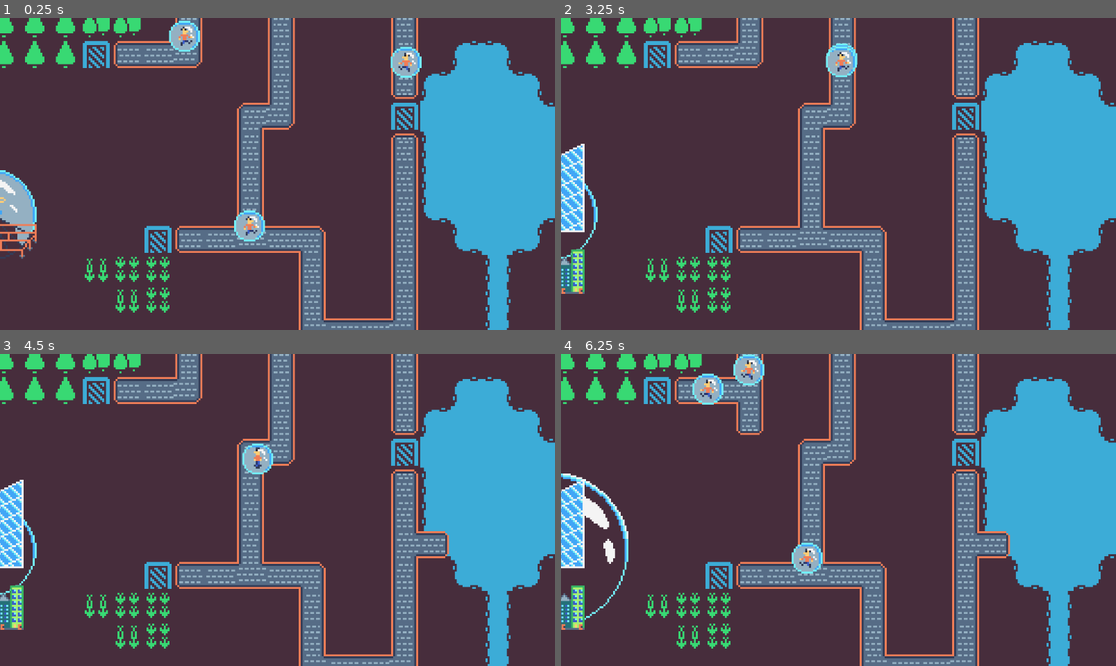
Above: before the commit, frames 1-4 (two rows, left to right).
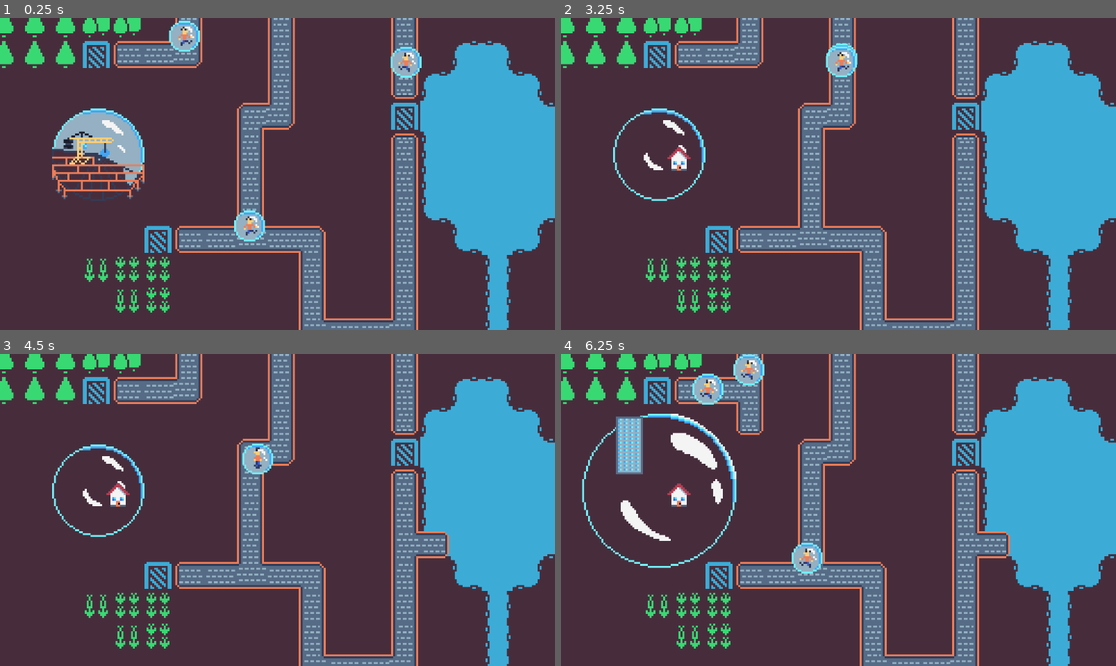
Above: after the commit, the same moments.

Repository: bubble-i-zation/bubble-i-zation
Game: Godot game, scene res://scenes/example_world.tscn
The game is run twice, just before and just after one commit, with the same random seed, the same clock (stepped at 60 frames per second) and the same inputs. The engine's default icon, where the game draws it, is replaced by a stand-in: a white triangle on a blue panel in a dark square.
Inputs (mouse positions are in pixels of both pictures, inside the frame that each line leads up to):
- Up to frame 1 (0.25 s): no input
- Up to frame 2 (3.25 s): move the mouse to (960, 158) at 0.52 s; click (960, 158) at 0.67 s; move the mouse to (727, 189) at 1.27 s; click (727, 189) at 1.42 s; move the mouse to (894, 105) at 2.02 s; click (894, 105) at 2.17 s; move the mouse to (810, 236) at 2.77 s; click (810, 236) at 2.92 s
- Up to frame 3 (4.5 s): move the mouse to (444, 556) at 3.52 s; click (444, 556) at 3.67 s; move the mouse to (111, 463) at 4.27 s; click (111, 463) at 4.42 s
- Up to frame 4 (6.25 s): move the mouse to (866, 510) at 5.02 s; click (866, 510) at 5.17 s; move the mouse to (755, 432) at 5.77 s; click (755, 432) at 5.92 s

The runs differ from the first frame. In frame 1, 4.5% of the frame differs, in the area x 0-27%, y 28-78%; in frame 2, 2.7%; in frame 3, 2.7%; in frame 4, 5.2%, in the area x 0-32%, y 19-89%.

Commit message:
fix house tiles

Diff:
--- /dev/null
+++ b/bubble-i-zation/scenes/Spritetestscene.tscn
@@ -0,0 +1,8 @@
+[gd_scene load_steps=2 format=3 uid="uid://klvftua4e8ai"]
+
+[ext_resource type="PackedScene" uid="uid://c2yrsa2eg1grp" path="res://scenes/bubbles/bubble.tscn" id="1_r5ob3"]
+
+[node name="Spritetestscene" type="Node2D"]
+
+[node name="Bubble" parent="." instance=ExtResource("1_r5ob3")]
+position = Vector2(397, 182)
--- a/bubble-i-zation/scenes/bubbles/bubble.tscn
+++ b/bubble-i-zation/scenes/bubbles/bubble.tscn
@@ -1,48 +1,15 @@
-[gd_scene load_steps=13 format=3 uid="uid://c2yrsa2eg1grp"]
+[gd_scene load_steps=7 format=3 uid="uid://c2yrsa2eg1grp"]
 
 [ext_resource type="Script" uid="uid://dva87hu8ndd27" path="res://scenes/bubbles/bubble.gd" id="1_jkl1b"]
 [ext_resource type="Texture2D" uid="uid://bb4erer75skf8" path="res://assets/Bubbles/Bubble3x3.png" id="1_pa6aa"]
-[ext_resource type="Script" uid="uid://c2gcf024sbcaf" path="res://scenes/bubbles/house.gd" id="2_60m1a"]
-[ext_resource type="Texture2D" uid="uid://ckinuuv833dp2" path="res://assets/tiles/Houses.png" id="3_4py6g"]
+[ext_resource type="PackedScene" uid="uid://b263m705smxsq" path="res://scenes/bubbles/houseNew.tscn" id="2_60m1a"]
 [ext_resource type="Texture2D" uid="uid://5bccpb5sevfc" path="res://assets/Bubbles/Bubble5x5.png" id="3_gkbh5"]
 [ext_resource type="Texture2D" uid="uid://3b0okmv40a78" path="res://assets/Bubbles/BubbleConstSite.png" id="4_4py6g"]
 [ext_resource type="Texture2D" uid="uid://wd66sven8161" path="res://assets/Bubbles/Bubble7x7.png" id="4_60m1a"]
 
-[sub_resource type="AtlasTexture" id="AtlasTexture_2vws1"]
-resource_local_to_scene = true
-atlas = ExtResource("3_4py6g")
-region = Rect2(16, 0, 16, 0)
-
-[sub_resource type="AtlasTexture" id="AtlasTexture_1egdj"]
-resource_local_to_scene = true
-atlas = ExtResource("3_4py6g")
-region = Rect2(32, 0, 16, 0)
-
-[sub_resource type="AtlasTexture" id="AtlasTexture_mcd3o"]
-resource_local_to_scene = true
-atlas = ExtResource("3_4py6g")
-region = Rect2(48, 0, 16, 0)
-
-[sub_resource type="AtlasTexture" id="AtlasTexture_5oatg"]
-atlas = ExtResource("3_4py6g")
-region = Rect2(64, 0, 16, 0)
-
-[sub_resource type="PackedScene" id="PackedScene_rx32t"]
-_bundled = {
-"conn_count": 0,
-"conns": PackedInt32Array(),
-"editable_instances": [],
-"names": PackedStringArray("House", "script", "Node2D", "HouseSprite", "visible", "texture_filter", "texture", "Sprite2D", "HouseSprite2", "HouseSprite3", "HouseSprite4", "HouseSprite5", "HouseSprite6", "HouseSprite7", "HouseSprite8", "HouseSprite9"),
-"node_count": 10,
-"node_paths": [],
-"nodes": PackedInt32Array(-1, -1, 2, 0, -1, 1, 1, 0, 0, 0, 0, 7, 3, -1, 3, 4, 1, 5, 2, 6, 3, 0, 0, 0, 7, 8, -1, 3, 4, 1, 5, 2, 6, 4, 0, 0, 0, 7, 9, -1, 3, 4, 1, 5, 2, 6, 5, 0, 0, 0, 7, 10, -1, 3, 4, 1, 5, 2, 6, 6, 0, 0, 0, 7, 11, -1, 0, 0, 0, 0, 7, 12, -1, 0, 0, 0, 0, 7, 13, -1, 0, 0, 0, 0, 7, 14, -1, 0, 0, 0, 0, 7, 15, -1, 0, 0),
-"variants": [ExtResource("2_60m1a"), false, 1, SubResource("AtlasTexture_2vws1"), SubResource("AtlasTexture_1egdj"), SubResource("AtlasTexture_mcd3o"), SubResource("AtlasTexture_5oatg")],
-"version": 3
-}
-
 [node name="Bubble" type="Node2D"]
 script = ExtResource("1_jkl1b")
-house_scene = SubResource("PackedScene_rx32t")
+house_scene = ExtResource("2_60m1a")
 
 [node name="bubbleConstrSite" type="Sprite2D" parent="."]
 texture_filter = 1
--- a/bubble-i-zation/scenes/bubbles/house.gd
+++ b/bubble-i-zation/scenes/bubbles/house.gd
@@ -3,19 +3,20 @@
 @export var house_size: float = 16.0             # Distance threshold for house overlap
 
 @onready var house_tiles1 = [
-	$HouseSprite,
-	$HouseSprite2,
-	$HouseSprite3,
-	$HouseSprite4
+	$Sprite2D,
+	$Sprite2D2,
+	$Sprite2D3,
+	$Sprite2D4,
 ]
 @onready var house_tiles2 = [
-	$HouseSprite5,
-	$HouseSprite6,
-	$HouseSprite7,
+	$Sprite2D5,
+	$Sprite2D6,
+	$Sprite2D7,
+	$Sprite2D8,
 ]
 @onready var house_tiles3 = [
-	$HouseSprite8,
-	$HouseSprite9,
+	$Sprite2D9,
+	$Sprite2D10,
 ]
 
 func assign_tile_texture(tier):
--- a/bubble-i-zation/scenes/bubbles/house.tscn
+++ /dev/null
@@ -1,91 +0,0 @@
-[gd_scene load_steps=13 format=3 uid="uid://f8s4qer8qame"]
-
-[ext_resource type="Script" uid="uid://c2gcf024sbcaf" path="res://scenes/bubbles/house.gd" id="1_m1uws"]
-[ext_resource type="Texture2D" uid="uid://ckinuuv833dp2" path="res://assets/tiles/Houses.png" id="2_2vws1"]
-[ext_resource type="Texture2D" uid="uid://d1irvlyovgf2f" path="res://assets/tiles/Buildings.png" id="3_2vws1"]
-
-[sub_resource type="AtlasTexture" id="AtlasTexture_2vws1"]
-atlas = ExtResource("2_2vws1")
-region = Rect2(16, 0, 16, 0)
-
-[sub_resource type="AtlasTexture" id="AtlasTexture_1egdj"]
-resource_local_to_scene = true
-atlas = ExtResource("2_2vws1")
-region = Rect2(32, 0, 16, 0)
-
-[sub_resource type="AtlasTexture" id="AtlasTexture_mcd3o"]
-atlas = ExtResource("2_2vws1")
-region = Rect2(48, 0, 16, 0)
-
-[sub_resource type="AtlasTexture" id="AtlasTexture_5oatg"]
-atlas = ExtResource("2_2vws1")
-region = Rect2(64, 0, 16, 0)
-
-[sub_resource type="AtlasTexture" id="AtlasTexture_cpiqc"]
-atlas = ExtResource("3_2vws1")
-region = Rect2(32, 55, 16, 24)
-
-[sub_resource type="AtlasTexture" id="AtlasTexture_ybp85"]
-atlas = ExtResource("3_2vws1")
-region = Rect2(0, 64, 25, 16)
-
-[sub_resource type="AtlasTexture" id="AtlasTexture_1hg3y"]
-atlas = ExtResource("3_2vws1")
-region = Rect2(16, 0, 16, 32)
-
-[sub_resource type="AtlasTexture" id="AtlasTexture_fkugq"]
-atlas = ExtResource("3_2vws1")
-region = Rect2(32, 0, 16, 48)
-
-[sub_resource type="AtlasTexture" id="AtlasTexture_mnk1b"]
-atlas = ExtResource("3_2vws1")
-region = Rect2(0, 32, 32, 32)
-
-[node name="House" type="Node2D"]
-script = ExtResource("1_m1uws")
-
-[node name="HouseSprite" type="Sprite2D" parent="."]
-visible = false
-texture_filter = 1
-texture = SubResource("AtlasTexture_2vws1")
-
-[node name="HouseSprite2" type="Sprite2D" parent="."]
-visible = false
-texture_filter = 1
-texture = SubResource("AtlasTexture_1egdj")
-
-[node name="HouseSprite3" type="Sprite2D" parent="."]
-visible = false
-texture_filter = 1
-texture = SubResource("AtlasTexture_mcd3o")
-
-[node name="HouseSprite4" type="Sprite2D" parent="."]
-visible = false
-texture_filter = 1
-texture = SubResource("AtlasTexture_5oatg")
-
-[node name="HouseSprite5" type="Sprite2D" parent="."]
-visible = false
-texture_filter = 1
-texture = SubResource("AtlasTexture_cpiqc")
-region_rect = Rect2(32, 48, 16, 32)
-
-[node name="HouseSprite6" type="Sprite2D" parent="."]
-visible = false
-texture_filter = 1
-texture = SubResource("AtlasTexture_ybp85")
-
-[node name="HouseSprite7" type="Sprite2D" parent="."]
-visible = false
-texture_filter = 1
-texture = SubResource("AtlasTexture_1hg3y")
-
-[node name="HouseSprite8" type="Sprite2D" parent="."]
-visible = false
-texture_filter = 1
-texture = SubResource("AtlasTexture_fkugq")
-
-[node name="HouseSprite9" type="Sprite2D" parent="."]
-visible = false
-texture_filter = 1
-texture = SubResource("AtlasTexture_mnk1b")
--- /dev/null
+++ b/bubble-i-zation/scenes/bubbles/houseNew.tscn
@@ -0,0 +1,66 @@
+[gd_scene load_steps=12 format=3 uid="uid://b263m705smxsq"]
+
+[ext_resource type="Script" uid="uid://c2gcf024sbcaf" path="res://scenes/bubbles/house.gd" id="1_chclh"]
+[ext_resource type="Texture2D" uid="uid://g1lhlbepum4e" path="res://assets/tiles/houses/house1.png" id="2_6242s"]
+[ext_resource type="Texture2D" uid="uid://6a18nutqm1iv" path="res://assets/tiles/houses/house2.png" id="3_qhc0d"]
+[ext_resource type="Texture2D" uid="uid://bndu66gvt4it0" path="res://assets/tiles/houses/house3.png" id="4_hovpx"]
+[ext_resource type="Texture2D" uid="uid://dq5pnhg7sxggc" path="res://assets/tiles/houses/house4.png" id="5_6irc1"]
+[ext_resource type="Texture2D" uid="uid://ny1qmio6uh8s" path="res://assets/tiles/houses/house5.png" id="6_ufy0b"]
+[ext_resource type="Texture2D" uid="uid://b4gn4yeiudy1v" path="res://assets/tiles/houses/house6.png" id="7_77jab"]
+[ext_resource type="Texture2D" uid="uid://1hyb4tar5b4y" path="res://assets/tiles/houses/house7.png" id="8_ts4b2"]
+[ext_resource type="Texture2D" uid="uid://4xw62xgdddwf" path="res://assets/tiles/houses/house8.png" id="9_y6rmv"]
+[ext_resource type="Texture2D" uid="uid://c3exoclx0dpo1" path="res://assets/tiles/houses/house9.png" id="10_o8uvo"]
+[ext_resource type="Texture2D" uid="uid://3bkha7rt3oq0" path="res://assets/tiles/houses/house10.png" id="11_5p8e4"]
+
+[node name="HouseNew" type="Node2D"]
+script = ExtResource("1_chclh")
+
+[node name="Sprite2D" type="Sprite2D" parent="."]
+visible = false
+texture_filter = 1
+texture = ExtResource("2_6242s")
+
+[node name="Sprite2D2" type="Sprite2D" parent="."]
+visible = false
+texture_filter = 1
+texture = ExtResource("3_qhc0d")
+
+[node name="Sprite2D3" type="Sprite2D" parent="."]
+visible = false
+texture_filter = 1
+texture = ExtResource("4_hovpx")
+
+[node name="Sprite2D4" type="Sprite2D" parent="."]
+visible = false
+texture_filter = 1
+texture = ExtResource("5_6irc1")
+
+[node name="Sprite2D5" type="Sprite2D" parent="."]
+visible = false
+texture_filter = 1
+texture = ExtResource("6_ufy0b")
+
+[node name="Sprite2D6" type="Sprite2D" parent="."]
+visible = false
+texture_filter = 1
+texture = ExtResource("7_77jab")
+
+[node name="Sprite2D7" type="Sprite2D" parent="."]
+visible = false
+texture_filter = 1
+texture = ExtResource("8_ts4b2")
+
+[node name="Sprite2D8" type="Sprite2D" parent="."]
+visible = false
+texture_filter = 1
+texture = ExtResource("9_y6rmv")
+
+[node name="Sprite2D9" type="Sprite2D" parent="."]
+visible = false
+texture_filter = 1
+texture = ExtResource("10_o8uvo")
+
+[node name="Sprite2D10" type="Sprite2D" parent="."]
+visible = false
+texture_filter = 1
+texture = ExtResource("11_5p8e4")
--- a/bubble-i-zation/scenes/example_world.tscn
+++ b/bubble-i-zation/scenes/example_world.tscn
@@ -1,12 +1,10 @@
-[gd_scene load_steps=13 format=4 uid="uid://yv0hgjx0g1db"]
+[gd_scene load_steps=10 format=4 uid="uid://yv0hgjx0g1db"]
 
 [ext_resource type="Texture2D" uid="uid://dxq0geblyq3xi" path="res://assets/tiles/colored_packed.png" id="1_lfee2"]
 [ext_resource type="PackedScene" uid="uid://bjxdp7ek2w8kv" path="res://scenes/porter/porter.tscn" id="2_nk136"]
 [ext_resource type="TileSet" uid="uid://c6frucvxmiolt" path="res://scenes/tilesets/example_tile_set.tres" id="2_otmfv"]
 [ext_resource type="PackedScene" uid="uid://c2yrsa2eg1grp" path="res://scenes/bubbles/bubble.tscn" id="3_sja4k"]
-[ext_resource type="PackedScene" uid="uid://f8s4qer8qame" path="res://scenes/bubbles/house.tscn" id="4_b3j4d"]
-[ext_resource type="Texture2D" uid="uid://bqeeex82eqbve" path="res://assets/tiles/Houses.png" id="5_p2eeb"]
-[ext_resource type="Script" uid="uid://b1l1jf8dtojkk" path="res://scripts/build_roads_input.gd" id="6_p2eeb"]
+[ext_resource type="Script" path="res://scripts/build_roads_input.gd" id="6_p2eeb"]
 
 [sub_resource type="NavigationPolygon" id="NavigationPolygon_lfee2"]
 vertices = PackedVector2Array(8, 8, -8, 8, -8, -8, 8, -8)
@@ -1111,11 +1109,6 @@
 navigation_layer_0/layers = 1
 sources/0 = SubResource("TileSetAtlasSource_nk136")
 
-[sub_resource type="AtlasTexture" id="AtlasTexture_otmfv"]
-resource_local_to_scene = true
-atlas = ExtResource("5_p2eeb")
-region = Rect2(32, 0, 16, 0)
-
 [node name="Node2D" type="Node2D"]
 
 [node name="TileMapLayer" type="TileMapLayer" parent="."]
@@ -1154,16 +1147,8 @@
 bubbles = [NodePath("../WaterBubble"), NodePath("../O2Bubble"), NodePath("../FoodBubble")]
 
 [node name="Bubble" parent="." instance=ExtResource("3_sja4k")]
-position = Vector2(-111, -21)
-
-[node name="House" parent="." instance=ExtResource("4_b3j4d")]
-position = Vector2(22, 17)
-
-[node name="HouseSprite2" parent="House" index="1"]
-texture = SubResource("AtlasTexture_otmfv")
+position = Vector2(-55, -52)
 
 [node name="RoadPlacementHandler" type="Node2D" parent="." node_paths=PackedStringArray("road_layer")]
 script = ExtResource("6_p2eeb")
 road_layer = NodePath("../TileMapLayer2")
-
-[editable path="House"]
--- a/bubble-i-zation/scenes/zumTestenGeklaut.tscn
+++ b/bubble-i-zation/scenes/zumTestenGeklaut.tscn
@@ -1176,7 +1176,7 @@
 sources/3 = SubResource("TileSetAtlasSource_fdeqs")
 sources/4 = SubResource("TileSetAtlasSource_cr7dp")
 
-[node name="Node2D" type="Node2D"]
+[node name="Node2D2" type="Node2D"]
 
 [node name="TileMapLayer" type="TileMapLayer" parent="."]
 tile_map_data = PackedByteArray("AAABAAEAAAAAAAAAAAABAAIAAAAAAAAAAAACAAIAAAAAAAAAAAACAAMAAAAAAAAAAAADAAMAAAAAAAAAAAADAA …(16048 unchanged characters)…
Binary file added: bubble-i-zation/assets/tiles/houses/house1.png
Not shown, added: bubble-i-zation/assets/tiles/houses/house1.png.import
Binary file added: bubble-i-zation/assets/tiles/houses/house10.png
Not shown, added: bubble-i-zation/assets/tiles/houses/house10.png.import
Binary file added: bubble-i-zation/assets/tiles/houses/house2.png
Not shown, added: bubble-i-zation/assets/tiles/houses/house2.png.import
Binary file added: bubble-i-zation/assets/tiles/houses/house3.png
Not shown, added: bubble-i-zation/assets/tiles/houses/house3.png.import
Binary file added: bubble-i-zation/assets/tiles/houses/house4.png
Not shown, added: bubble-i-zation/assets/tiles/houses/house4.png.import
Binary file added: bubble-i-zation/assets/tiles/houses/house5.png
Not shown, added: bubble-i-zation/assets/tiles/houses/house5.png.import
(and 18 more such lines)
